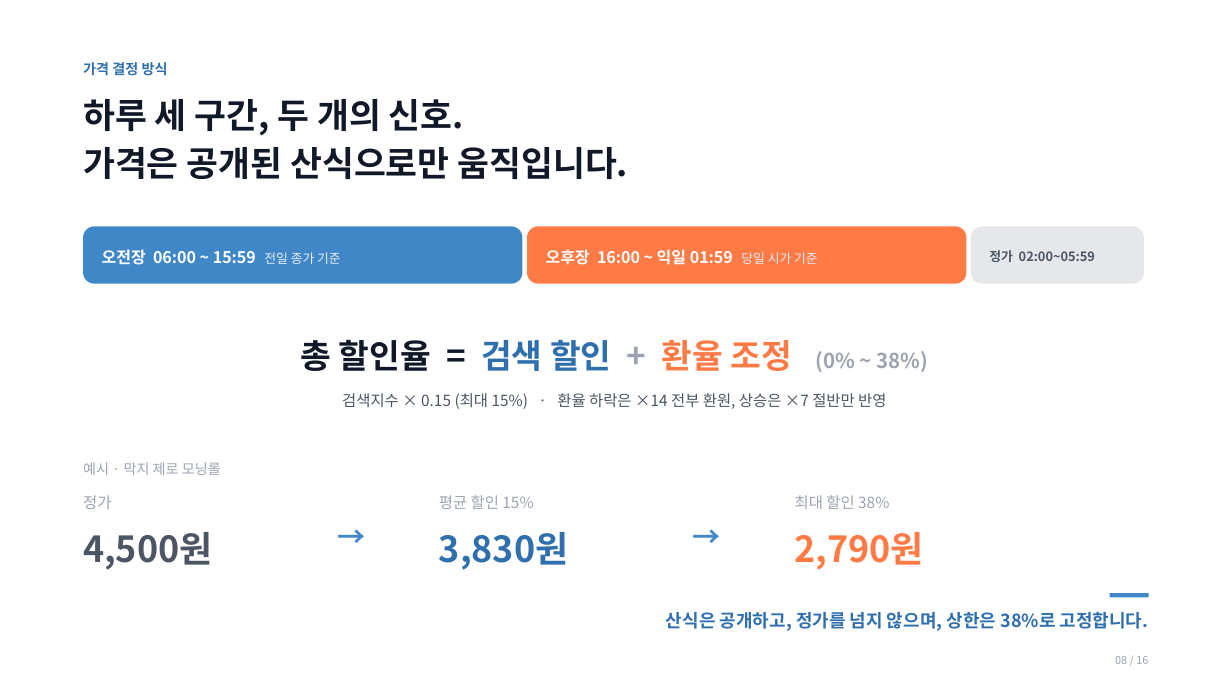
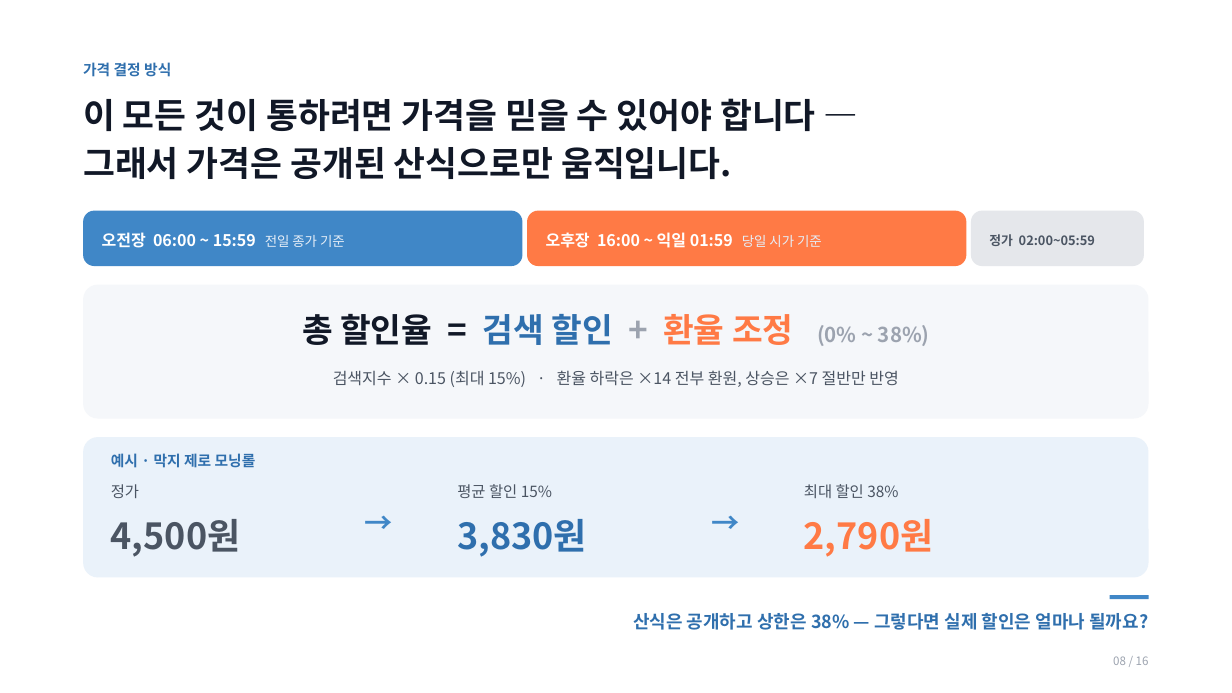
Before and after one commit to jennie-brain/makji-personal, a slide deck: slide 8 of docs/04_presentations/막지스톡_기업대표_서비스기획_발표v5.0.pptx. Drawn at 1232x693 pixels with LibreOffice and Linux fonts; fonts in the diff are those of the drawing. Boxes give left, top, right and bottom in pixels: in the first picture for what was removed or moved away, otherwise in the second. Text is boxed around its words. In the diff, an @@ line names an element or a change of style, - is before the commit and + after.

```diff
--- a/docs/04_presentations/막지스톡_기업대표_서비스기획_발표v5.0.pptx
+++ b/docs/04_presentations/막지스톡_기업대표_서비스기획_발표v5.0.pptx
@@ text "가격 결정 방식" at (x1=83, y1=62, x2=171, y2=77): size 11 to 11.5 pt @@
@@ text at (x1=83, y1=98, x2=816, y2=179): text changed @@
-하루 세 구간, 두 개의 신호.
-가격은 공개된 산식으로만 움직입니다.
+이 모든 것이 통하려면 가격을 믿을 수 있어야 합니다 —
+그래서 가격은 공개된 산식으로만 움직입니다.
@@ text "오전장 06:00 ~ 15:59 전일 ..." at (x1=102, y1=232, x2=345, y2=248): size 10 to 10.5 pt in "전일 종가 기준" @@
@@ text "오후장 16:00 ~ 익일 01:59 ..." at (x1=546, y1=232, x2=822, y2=248): size 10 to 10.5 pt in "당일 시가 기준" @@
@@ 3 texts, 3 rounded rectangles moved together from (x1=83, y1=226, x2=1144, y2=284) to (x1=83, y1=211, x2=1144, y2=266) @@
@@ proportions changed in 3 elements at (x1=527, y1=211, x2=966, y2=266), (x1=83, y1=211, x2=522, y2=266), (x1=971, y1=211, x2=1144, y2=266) @@
@@ text "총 할인율 = 검색 할인 ..." moved from (x1=301, y1=340, x2=929, y2=372) to (x1=302, y1=314, x2=930, y2=346) @@
@@ text "총 할인율 = 검색 할인 ..." at (x1=302, y1=314, x2=930, y2=346): vertical alignment top to middle @@
@@ rounded rectangle added at (x1=83, y1=285, x2=1149, y2=419), fill #F5F7FA @@
@@ text "검색지수 × 0.15 (최대 15%) ..." moved from (x1=342, y1=393, x2=886, y2=409) to (x1=333, y1=370, x2=898, y2=387) @@
@@ text "검색지수 × 0.15 (최대 15%) ..." at (x1=333, y1=370, x2=898, y2=387): size 12 to 12.5 pt @@
@@ rounded rectangle added at (x1=83, y1=437, x2=1149, y2=578), fill #EAF2FA @@
@@ text "예시 · 막지 제로 모닝롤" moved from (x1=83, y1=462, x2=221, y2=475) to (x1=111, y1=453, x2=256, y2=468) @@
@@ text "예시 · 막지 제로 모닝롤" at (x1=111, y1=453, x2=256, y2=468): size 11 to 11.5 pt, text colour #9CA3AF to #2F6FAD, bold on @@
@@ text colour #9CA3AF to #4B5563 in 3 elements at (x1=804, y1=484, x2=898, y2=498), (x1=457, y1=484, x2=552, y2=498), (x1=111, y1=484, x2=139, y2=498) @@
@@ text "정가" moved from (x1=83, y1=495, x2=111, y2=509) to (x1=111, y1=484, x2=139, y2=498) @@
@@ text "평균 할인 15%" moved from (x1=439, y1=495, x2=533, y2=509) to (x1=457, y1=484, x2=552, y2=498) @@
@@ text "최대 할인 38%" moved from (x1=795, y1=495, x2=889, y2=509) to (x1=804, y1=484, x2=898, y2=498) @@
@@ text "4,500원" moved from (x1=83, y1=532, x2=212, y2=570) to (x1=111, y1=519, x2=240, y2=557) @@
@@ text "→" moved from (x1=323, y1=513, x2=379, y2=568) to (x1=351, y1=499, x2=407, y2=555) @@
@@ text "3,830원" moved from (x1=439, y1=532, x2=568, y2=570) to (x1=457, y1=519, x2=586, y2=557) @@
@@ text "→" moved from (x1=679, y1=513, x2=735, y2=568) to (x1=698, y1=499, x2=753, y2=555) @@
@@ text "2,790원" moved from (x1=795, y1=532, x2=924, y2=570) to (x1=804, y1=519, x2=933, y2=557) @@
@@ text at (x1=633, y1=613, x2=1148, y2=630): text changed @@
-산식은 공개하고, 정가를 넘지 않으며, 상한은 38%로 고정합니다.
+산식은 공개하고 상한은 38% — 그렇다면 실제 할인은 얼마나 될까요?
@@ text "08 / 16" at (x1=1113, y1=656, x2=1149, y2=665): size 8.5 to 9 pt @@
```
Also in this commit, not shown: 13 other slides changed, 2 other files.
